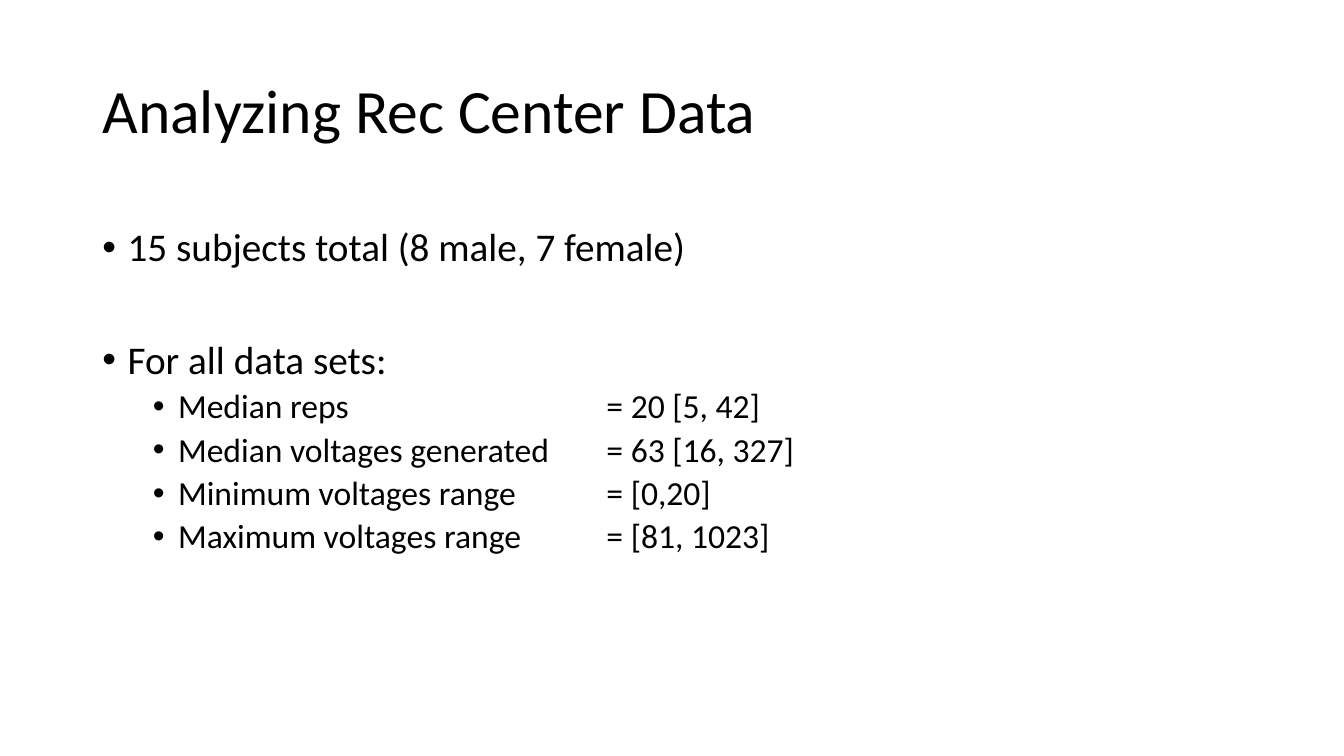
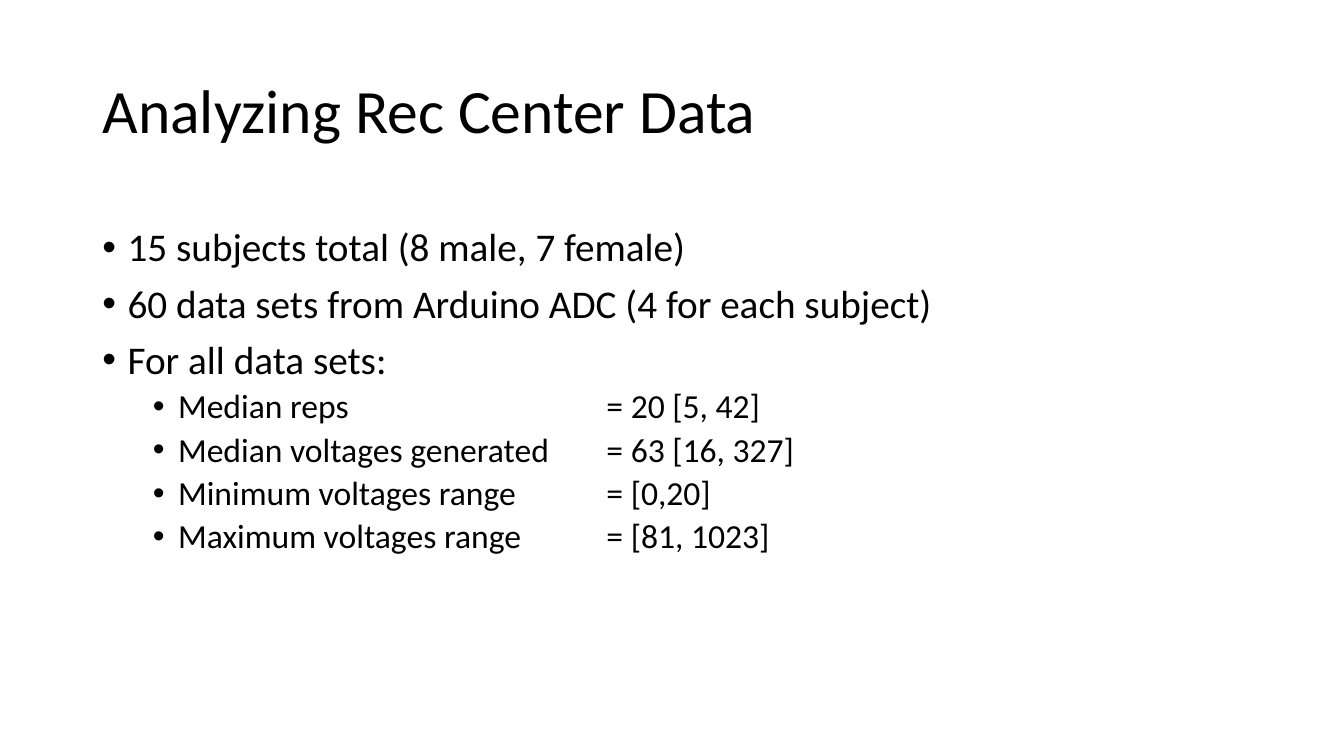
Before and after one commit to capstone411/SHAF, a slide deck: slide 1 of Capstone/Presentations/Rec_Center_Data.pptx. Drawn at 1344x756 pixels with LibreOffice and Linux fonts; fonts in the diff are those of the drawing. Boxes give left, top, right and bottom in pixels: in the first picture for what was removed or moved away, otherwise in the second. Text is boxed around its words. In the diff, an @@ line names an element or a change of style, - is before the commit and + after.

Commit message:
Data and algorithm stuff

```diff
--- a/Capstone/Presentations/Rec_Center_Data.pptx
+++ b/Capstone/Presentations/Rec_Center_Data.pptx
@@ text at (128, 289, 931, 325): paragraph added @@
+• 60 data sets from Arduino ADC (4 for each subject)
```
Also in this commit, not shown: 1 other slide changed, 1 slide added, 3 other files.
